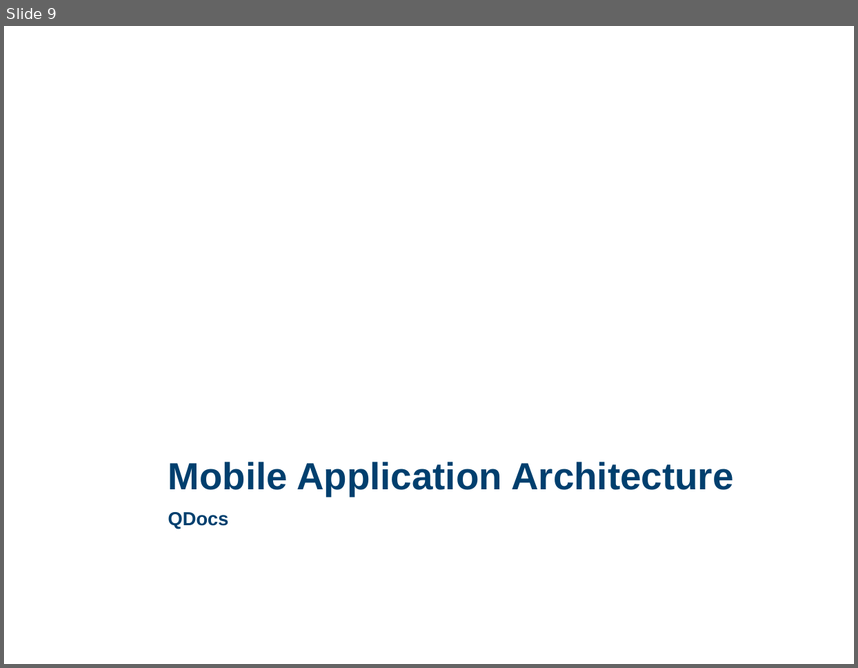
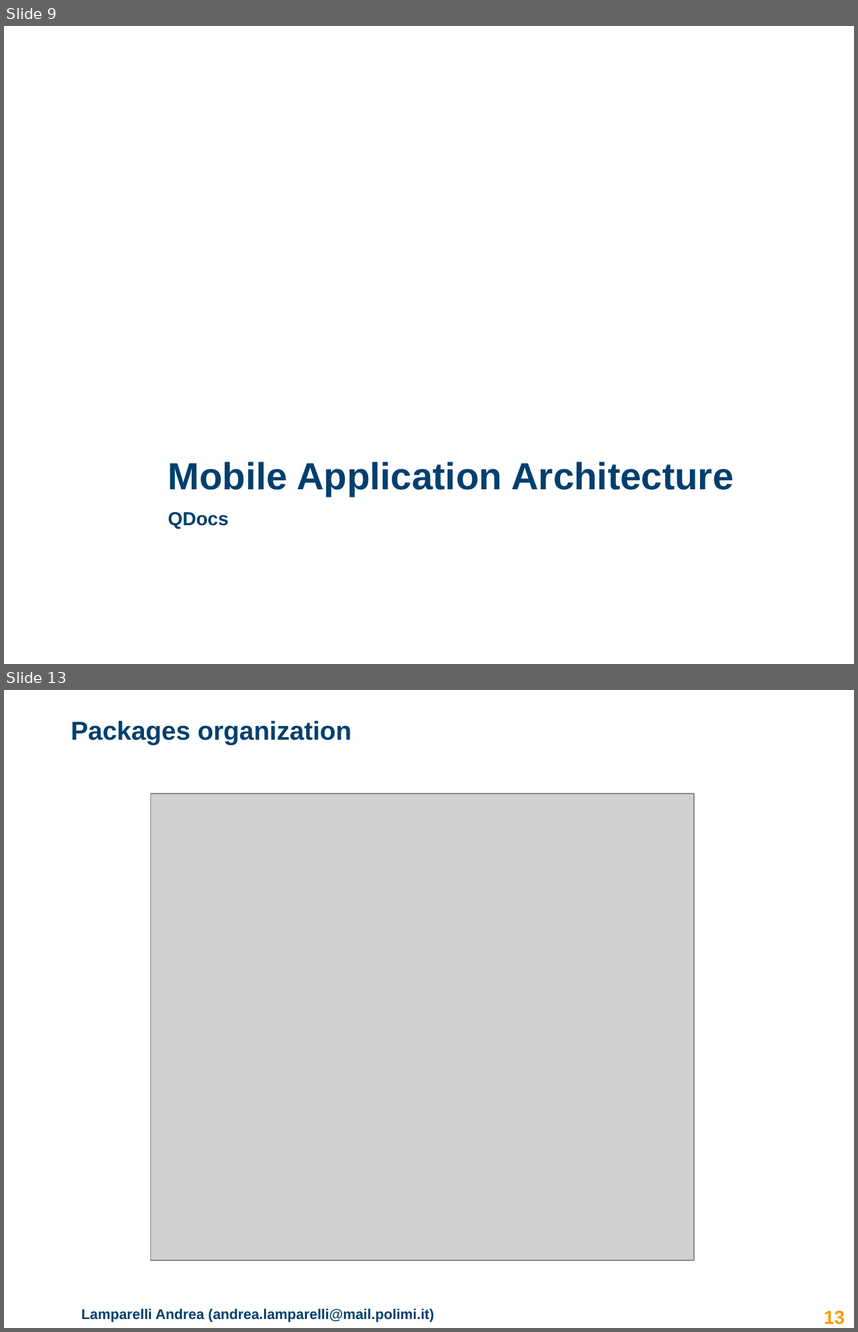
Before and after one commit to lampajr/QDocs, a slide deck: documentation/presentation_qdocs.pptx. Shown one above the other, each under a label of ours: slide 9 before the commit, slides 9 and 13 after it; the slides between them are not shown. The pictures are 858x668 and 858x1332 pixels, drawn with LibreOffice and Linux fonts; fonts in the diff are those of the drawing; grey boxes stand for pictures; background and template pictures are left out. Boxes give left, top, right and bottom in pixels: in the first picture for what was removed or moved away, otherwise in the second. Text is boxed around its words. In the diff, an @@ line names an element or a change of style, - is before the commit and + after.

```diff
--- a/documentation/presentation_qdocs.pptx
+++ b/documentation/presentation_qdocs.pptx
@@ slide 13 added at bbox=[4, 690, 854, 1328], background #FFFFFF @@
@@ title added at bbox=[71, 720, 352, 745], 22 pt, text #003F6E, bold @@
+Packages organization
@@ picture added at bbox=[151, 793, 694, 1261] @@
@@ text added at bbox=[81, 1308, 434, 1322], 12 pt, text #003F6E, bold @@
+Lamparelli Andrea (andrea.lamparelli@mail.polimi.it)
@@ page number added at bbox=[824, 1310, 844, 1324], 16 pt, text #FF9900, bold @@
+13
```
Also in this commit, not shown: 2 slides changed, 8 other slides added, 14 slides removed.
